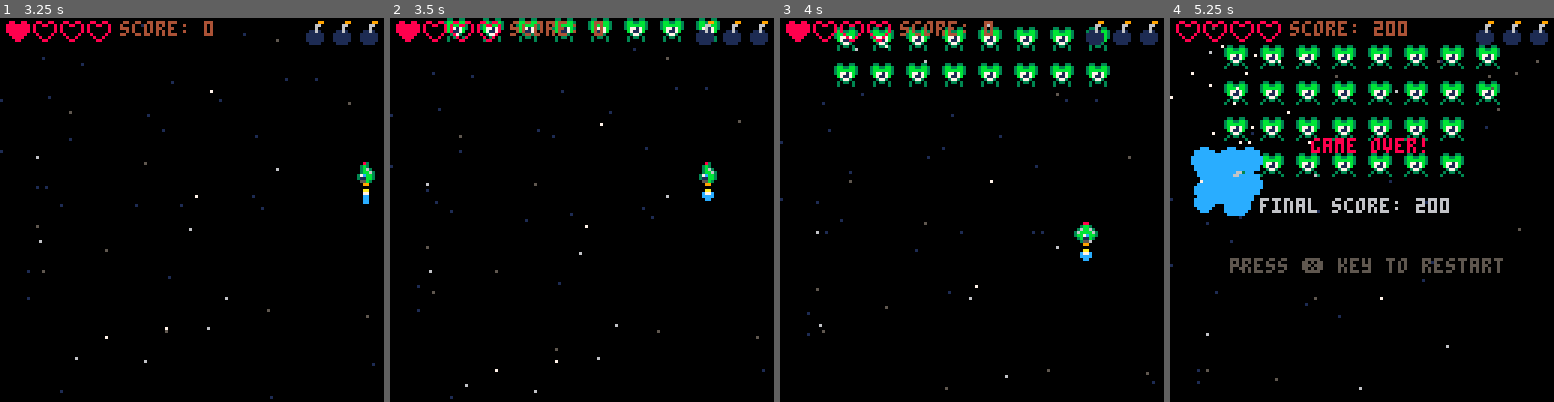
Above: before the commit, frames 1-4 (left to right).
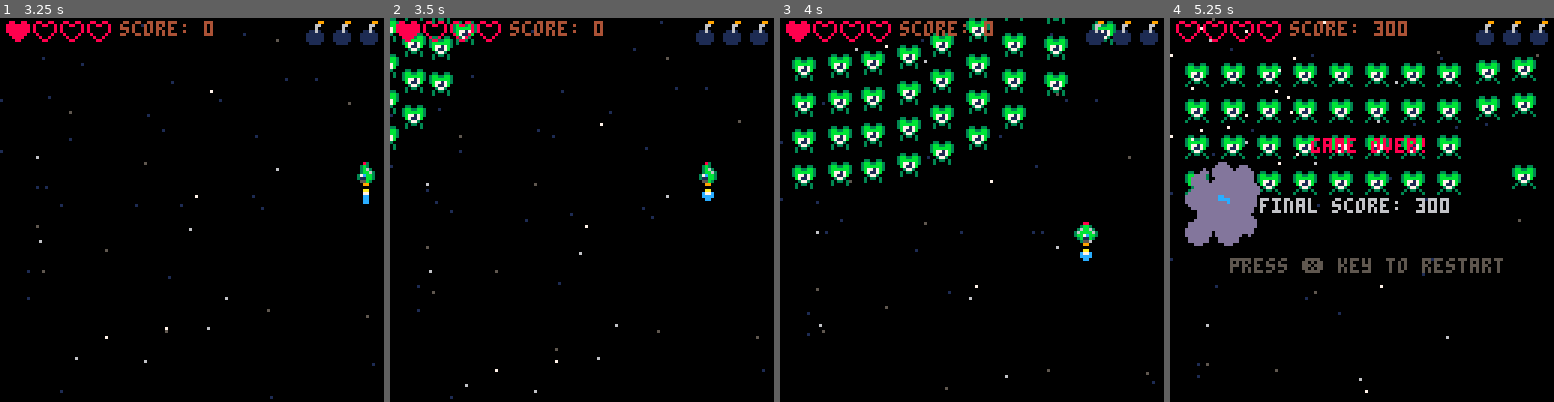
Above: after the commit, the same moments.

Repository: ata-o/shmup
Game: PICO-8 cartridge shmup.p8
Same seed, same stepped clock (60 frames per second), same inputs: the game is played once before the commit and once after it.
Inputs:
- Up to frame 1 (3.25 s): tap X (X key) at 0.33, 1.07, 1.85, 2.97 s; tap O (Z key) at 0.7, 1.7, 2.1, 2.5, 2.9 s; hold Right 1.6-2.1 s; hold Up 2.15-2.42 s; hold Right 2.47-3.03 s; hold Left from 3.08 s (still down)
- Up to frame 2 (3.5 s): keep holding Left; tap O (Z key) at 3.3 s
- Up to frame 3 (4 s): release Left at 3.58 s; hold Down 3.63-3.97 s; tap O (Z key) at 3.7 s
- Up to frame 4 (5.25 s): hold Right 4.02-4.68 s; tap X (X key) at 4.08, 5.2 s; tap O (Z key) at 4.1, 4.5, 4.9 s; hold Up 4.73-5.03 s; hold Left from 5.08 s (still down)

Frame 1 is identical in both runs. In frame 2, 3.4% of the frame differs, in the area x 0-86%, y 0-35%; in frame 3, 11%; in frame 4, 20%, in the area x 0-98%, y 0-98%.

Commit message:
chore: enemy waiting, spawning nit

Diff:
--- a/enemies.lua
+++ b/enemies.lua
@@ -3,9 +3,9 @@
 
 end
 
-function spawn_enemy(entype, x, y)
+function spawn_enemy(entype, x, y, enwait)
 	local myen= make_object()
-	myen.x=x
+	myen.x=1.5*(x-32)
 	myen.y=y-66
 
 	myen.posx=x
@@ -15,6 +15,8 @@
 	myen.hp=1
 	myen.ani={21,22,23,24}
 	myen.act="fly"
+
+	myen.wait=enwait
 
 	--red flame
 	if entype == 2 then
@@ -61,20 +63,23 @@
 	for enem in all(enemies) do
 		enemy_act(enem)
 		--enem.y+=1
+
 		if enem.y>128 then
 			del(enemies, enem)
 		end
  	end
+	random_atk_enemy()
 end
 
 function spawn_wave(wave)
+	sfx(28)
 	local entype = game.wave
 	if entype==1 then
 		placenems({
-			{0,1,1,1,1,1,1,1,1,0},
-			{0,1,1,1,1,1,1,1,1,0},
-			{0,1,1,1,1,1,1,1,1,0},
-			{0,1,1,1,1,1,1,1,1,0},
+			{1,1,1,1,1,1,1,1,1,1},
+			{1,1,1,1,1,1,1,1,1,1},
+			{1,1,1,1,1,1,1,1,1,1},
+			{1,1,1,1,1,1,1,1,1,1},
 		})
 	elseif entype==2 then
 		placenems({
@@ -104,7 +109,7 @@
 	for y=1,4 do
 		for x=1,10 do
 			if lvl[y][x]!=0 then
-				spawn_enemy(lvl[y][x], x*12-6, 4+y*12)
+				spawn_enemy(lvl[y][x], x*12-6, 4+y*12, x*3)
 			end
 		end
 	end
@@ -129,12 +134,39 @@
 end
 
 function enemy_act(enem)
+	if enem.wait>0 then
+		enem.wait -= 1
+		return
+	end
+
 	if enem.act=="fly" then
-		enem.y += 1
-		if enem.y>=enem.posy then
+		--interpolation
+		--x += (targetx - x) / n
+		enem.x+= (enem.posx - enem.x)/8
+		enem.y += (enem.posy - enem.y)/8
+
+
+		if abs(enem.y-enem.posy) < 0.7 then
 			enem.act="protec"
 		end
 	elseif enem.act=="protec" then
 	elseif enem.act=="attac" then
+		enem.y+=1.7
 	end
 end
+
+function random_atk_enemy()
+	if game.stage != "game" then
+		return
+	end
+	-- dice = rnd({1,2,3,4,5,6})
+	local seconds = flr(time())
+	local stuff = seconds % 60
+
+	if t%60==0 then
+		local myen = rnd(enemies)
+		if myen.act=="protec" then
+			myen.act="attac"
+		end
+	end
+end
Not shown, changed: the sound effects (__sfx__) section of shmup.p8
